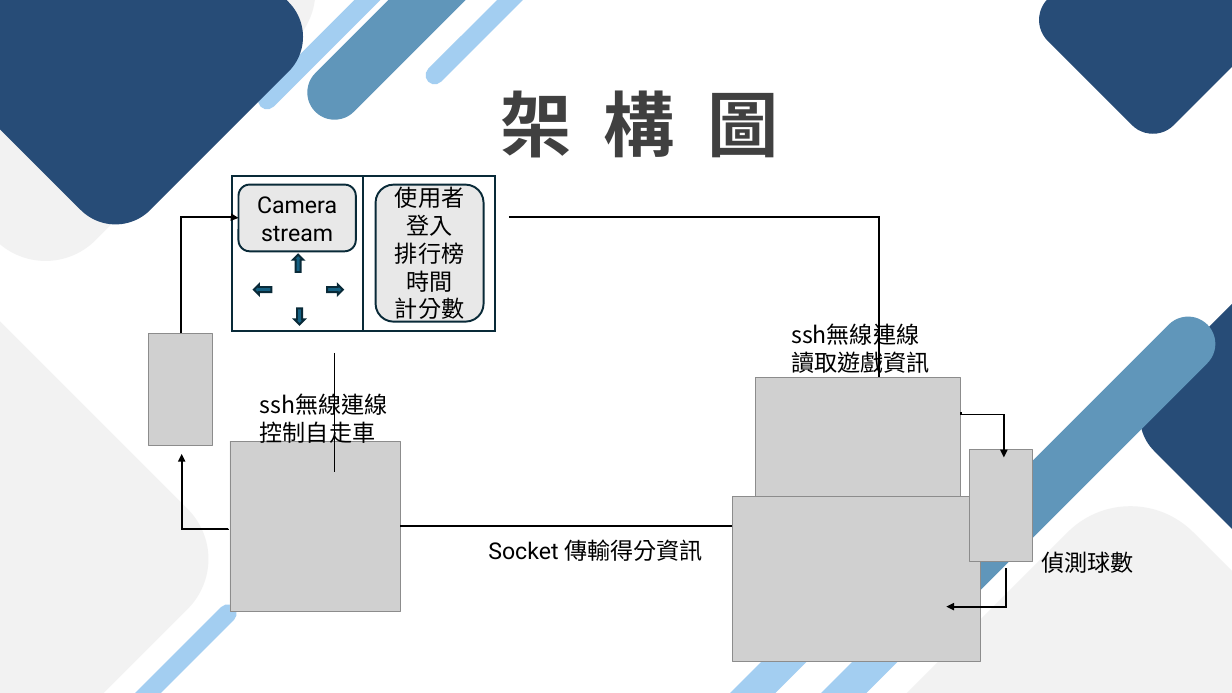
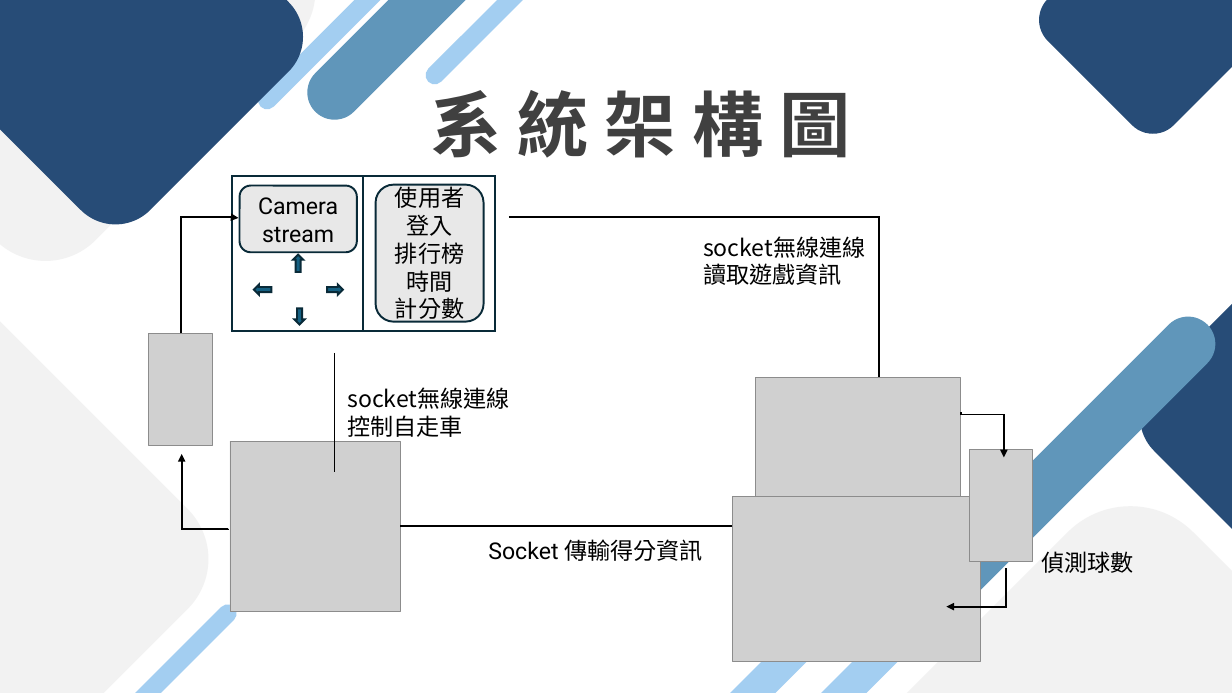
Before and after one commit to kerry96164/2024-EOS-FinalProject, a slide deck: slide 14 of final_project.pptx (slide 12 before the commit). Drawn at 1232x693 pixels with LibreOffice and Linux fonts; fonts in the diff are those of the drawing; grey boxes stand for pictures. Boxes give left, top, right and bottom in pixels: in the first picture for what was removed or moved away, otherwise in the second. Text is boxed around its words. In the diff, an @@ line names an element or a change of style, - is before the commit and + after.

```diff
--- a/final_project.pptx
+++ b/final_project.pptx
@@ text at bbox=[430, 79, 851, 158]: text changed @@
-架 構 圖
+系 統 架 構 圖
@@ text "socket無線連線": place and size @@
-text "socket無線連線" at bbox=[791, 320, 930, 377]
+text "socket無線連線" at bbox=[703, 236, 866, 285]
@@ text at bbox=[703, 236, 866, 258]: text changed @@
-ssh無線連線
+socket無線連線
@@ text at bbox=[347, 387, 510, 437]: text changed @@
-ssh無線連線控制自走車
+socket無線連線
+控制自走車
```
Also in this commit, not shown: 6 other slides changed, 8 slides added, 4 other files.
